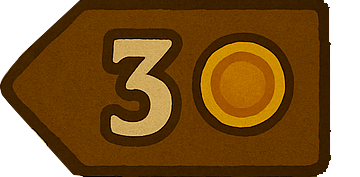
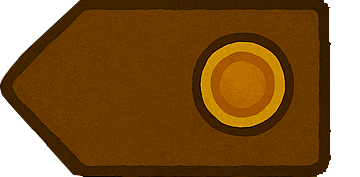
Layered file, before and after one edit (360×177). Changes by layer:
painted on "Lager 1" over [91, 25, 188, 150]